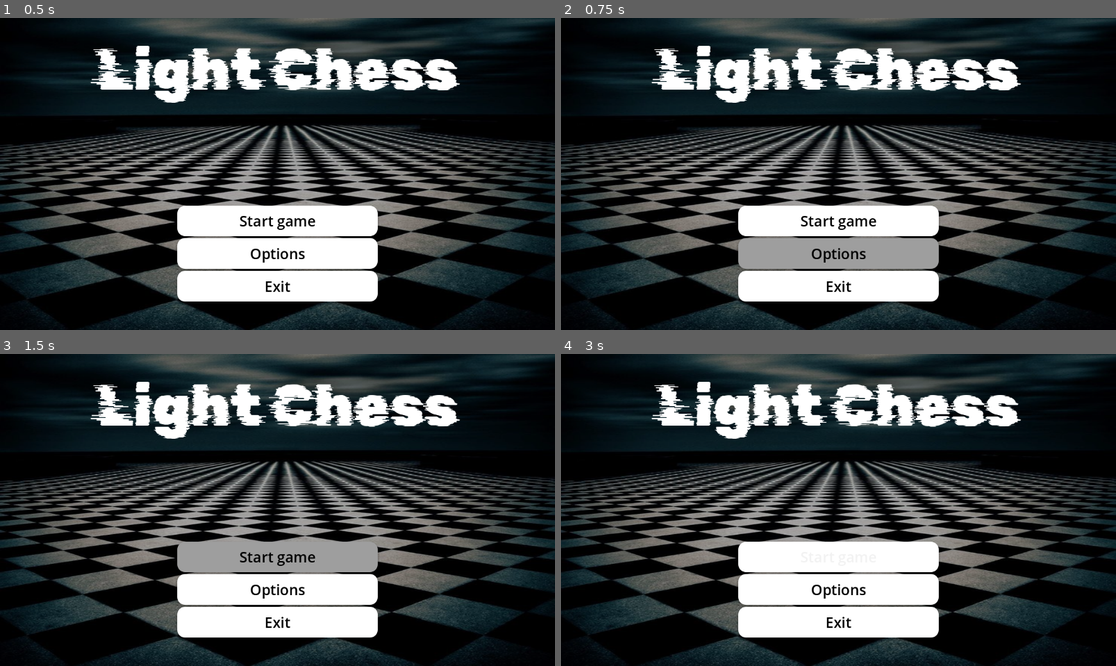
Above: before the commit, frames 1-4 (two rows, left to right).
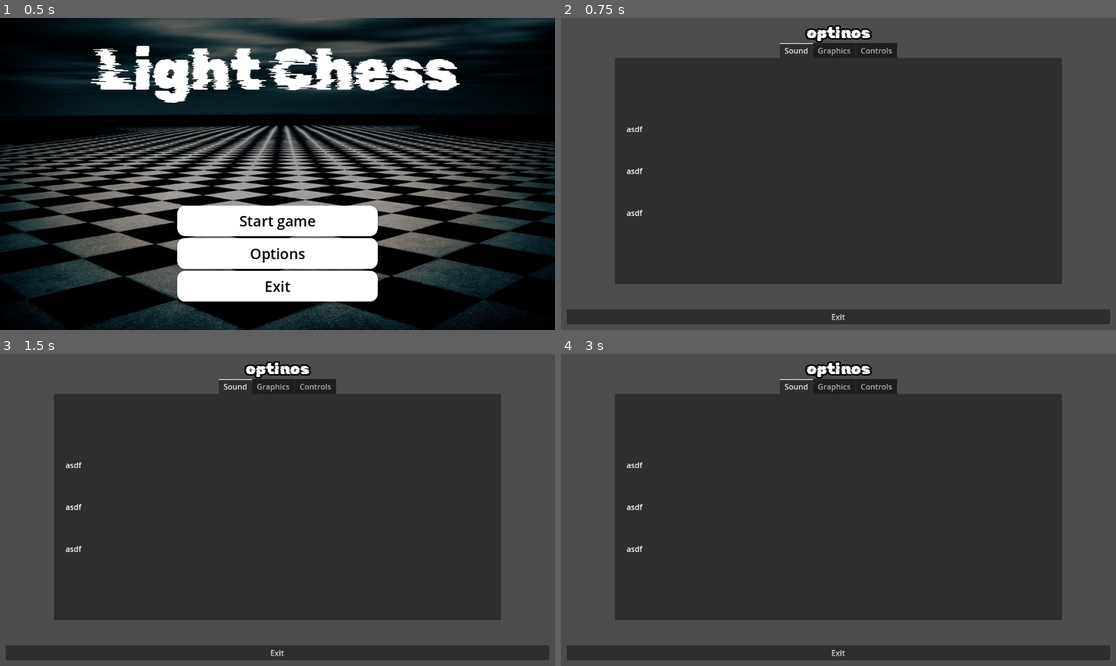
Above: after the commit, the same moments.

Repository: sonnypyo/GodotProject
Game: Godot game, scene res://Scenes/main_menu.tscn
Two runs of this game, one before a commit and one after it. Both use one fixed random seed, a clock stepped at 60 frames per second and the inputs below. The project has no main scene, so this scene is started directly.
Inputs (mouse positions are in pixels of both pictures, inside the frame that each line leads up to):
- Up to frame 1 (0.5 s): no input
- Up to frame 2 (0.75 s): click "Options" at 0.5 s
- Up to frame 3 (1.5 s): click (277, 556) at 1.25 s, where only the run before the commit has a clickable "Start game"
- Up to frame 4 (3 s): click (838, 556) at 2 s, where only the run before the commit has a clickable "Start game"; tap Enter (ui_accept) at 2.75 s; move the mouse to (960, 494) at 2.77 s; hold Right (ui_right) from 2.78 s (still down); hold R from 2.78 s (still down); click (960, 494) at 2.92 s

Frame 1 is identical in both runs. In frame 2, 91% of the frame differs, in the area x 0-100%, y 0-100%; in frame 3, 91%; in frame 4, 91%.

Commit message:
12/11 options_menu

Diff:
--- /dev/null
+++ b/godotfinalproject/Scenes/Options_Menu.tscn
@@ -0,0 +1,49 @@
+[gd_scene load_steps=4 format=3 uid="uid://o2rrn5ecfyaa"]
+
+[ext_resource type="Script" path="res://Scenes/options_menu.gd" id="1_0785y"]
+[ext_resource type="FontFile" uid="uid://dvtkkb6evuqa" path="res://Images/RubikGlitch-Regular.ttf" id="1_acpq8"]
+[ext_resource type="PackedScene" uid="uid://dkmt3vxxv0bvf" path="res://Scenes/settings_tab_container.tscn" id="3_iyqfb"]
+
+[node name="OptionsMenu" type="Control"]
+layout_mode = 3
+anchors_preset = 15
+anchor_right = 1.0
+anchor_bottom = 1.0
+grow_horizontal = 2
+grow_vertical = 2
+script = ExtResource("1_0785y")
+
+[node name="MarginContainer" type="MarginContainer" parent="."]
+layout_mode = 1
+anchors_preset = 15
+anchor_right = 1.0
+anchor_bottom = 1.0
+grow_horizontal = 2
+grow_vertical = 2
+theme_override_constants/margin_left = 12
+theme_override_constants/margin_top = 12
+theme_override_constants/margin_right = 12
+theme_override_constants/margin_bottom = 12
+
+[node name="VBoxContainer" type="VBoxContainer" parent="MarginContainer"]
+layout_mode = 2
+theme_override_constants/separation = -48
+
+[node name="Label" type="Label" parent="MarginContainer/VBoxContainer"]
+layout_mode = 2
+theme_override_constants/outline_size = 12
+theme_override_fonts/font = ExtResource("1_acpq8")
+theme_override_font_sizes/font_size = 32
+text = "optinos"
+horizontal_alignment = 1
+vertical_alignment = 1
+
+[node name="Settings_Tab_Container" parent="MarginContainer/VBoxContainer" instance=ExtResource("3_iyqfb")]
+layout_mode = 2
+
+[node name="Exit_Button" type="Button" parent="MarginContainer/VBoxContainer"]
+layout_mode = 2
+size_flags_vertical = 8
+text = "Exit"
+
+[connection signal="pressed" from="MarginContainer/VBoxContainer/Exit_Button" to="." method="_on_exit_button_pressed"]
--- /dev/null
+++ b/godotfinalproject/Scenes/options_menu.gd
@@ -0,0 +1,5 @@
+class_name OptionsMenu
+extends Control
+
+func _on_exit_button_pressed() -> void:
+	get_tree().change_scene_to_file("res://Scenes/main_menu.tscn")
--- /dev/null
+++ b/godotfinalproject/Scenes/settings_tab_container.tscn
@@ -0,0 +1,125 @@
+[gd_scene format=3 uid="uid://dkmt3vxxv0bvf"]
+
+[node name="Settings_Tab_Container" type="Control"]
+layout_mode = 3
+anchors_preset = 15
+anchor_right = 1.0
+anchor_bottom = 1.0
+grow_horizontal = 2
+grow_vertical = 2
+size_flags_vertical = 3
+
+[node name="MarginContainer" type="TabContainer" parent="."]
+layout_mode = 1
+anchors_preset = -1
+anchor_right = 1.0
+anchor_bottom = 1.0
+offset_left = 100.0
+offset_top = 50.0
+offset_right = -100.0
+offset_bottom = -100.0
+grow_horizontal = 2
+grow_vertical = 2
+tab_alignment = 1
+current_tab = 0
+
+[node name="Sound" type="TabBar" parent="MarginContainer"]
+layout_mode = 2
+metadata/_tab_index = 0
+
+[node name="MarginContainer" type="MarginContainer" parent="MarginContainer/Sound"]
+layout_mode = 1
+anchors_preset = 15
+anchor_right = 1.0
+anchor_bottom = 1.0
+grow_horizontal = 2
+grow_vertical = 2
+theme_override_constants/margin_left = 24
+theme_override_constants/margin_top = 24
+theme_override_constants/margin_right = 24
+theme_override_constants/margin_bottom = 24
+
+[node name="VBoxContainer" type="VBoxContainer" parent="MarginContainer/Sound/MarginContainer"]
+layout_mode = 2
+theme_override_constants/separation = 64
+alignment = 1
+
+[node name="Label" type="Label" parent="MarginContainer/Sound/MarginContainer/VBoxContainer"]
+layout_mode = 2
+text = "asdf"
+
+[node name="Label2" type="Label" parent="MarginContainer/Sound/MarginContainer/VBoxContainer"]
+layout_mode = 2
+text = "asdf"
+
+[node name="Label3" type="Label" parent="MarginContainer/Sound/MarginContainer/VBoxContainer"]
+layout_mode = 2
+text = "asdf"
+
+[node name="Graphics" type="TabBar" parent="MarginContainer"]
+visible = false
+layout_mode = 2
+metadata/_tab_index = 1
+
+[node name="MarginContainer" type="MarginContainer" parent="MarginContainer/Graphics"]
+layout_mode = 1
+anchors_preset = 15
+anchor_right = 1.0
+anchor_bottom = 1.0
+grow_horizontal = 2
+grow_vertical = 2
+theme_override_constants/margin_left = 24
+theme_override_constants/margin_top = 24
+theme_override_constants/margin_right = 24
+theme_override_constants/margin_bottom = 24
+
+[node name="VBoxContainer" type="VBoxContainer" parent="MarginContainer/Graphics/MarginContainer"]
+layout_mode = 2
+theme_override_constants/separation = 64
+alignment = 1
+
+[node name="Label" type="Label" parent="MarginContainer/Graphics/MarginContainer/VBoxContainer"]
+layout_mode = 2
+text = "asdf"
+
+[node name="Label2" type="Label" parent="MarginContainer/Graphics/MarginContainer/VBoxContainer"]
+layout_mode = 2
+text = "asdf"
+
+[node name="Label3" type="Label" parent="MarginContainer/Graphics/MarginContainer/VBoxContainer"]
+layout_mode = 2
+text = "asdf"
+
+[node name="Controls" type="TabBar" parent="MarginContainer"]
+visible = false
+layout_mode = 2
+metadata/_tab_index = 2
+
+[node name="MarginContainer" type="MarginContainer" parent="MarginContainer/Controls"]
+layout_mode = 1
+anchors_preset = 15
+anchor_right = 1.0
+anchor_bottom = 1.0
+grow_horizontal = 2
+grow_vertical = 2
+theme_override_constants/margin_left = 24
+theme_override_constants/margin_top = 24
+theme_override_constants/margin_right = 24
+theme_override_constants/margin_bottom = 24
+
+[node name="VBoxContainer" type="VBoxContainer" parent="MarginContainer/Controls/MarginContainer"]
+layout_mode = 2
+theme_override_constants/separation = 64
+alignment = 1
+
+[node name="Label" type="Label" parent="MarginContainer/Controls/MarginContainer/VBoxContainer"]
+layout_mode = 2
+text = "asdf"
+
+[node name="Label2" type="Label" parent="MarginContainer/Controls/MarginContainer/VBoxContainer"]
+layout_mode = 2
+text = "asdf"
+
+[node name="Label3" type="Label" parent="MarginContainer/Controls/MarginContainer/VBoxContainer"]
+layout_mode = 2
+text = "asdf"
--- a/godotfinalproject/Scripts/main_menu.gd
+++ b/godotfinalproject/Scripts/main_menu.gd
@@ -7,11 +7,11 @@
 	pass
 
 func _on_start_pressed() -> void:
-	get_tree().change_scene_to_file("res://scenes/level.tscn")
+	get_tree().change_scene_to_file("res://Scenes/level_1.tscn")
 
 
 func _on_settings_pressed() -> void:
-	get_tree().change_scene_to_file("res://scenes/settings.tscn")
+	get_tree().change_scene_to_file("res://Scenes/Options_Menu.tscn")
 
 
 func _on_exit_pressed() -> void:
